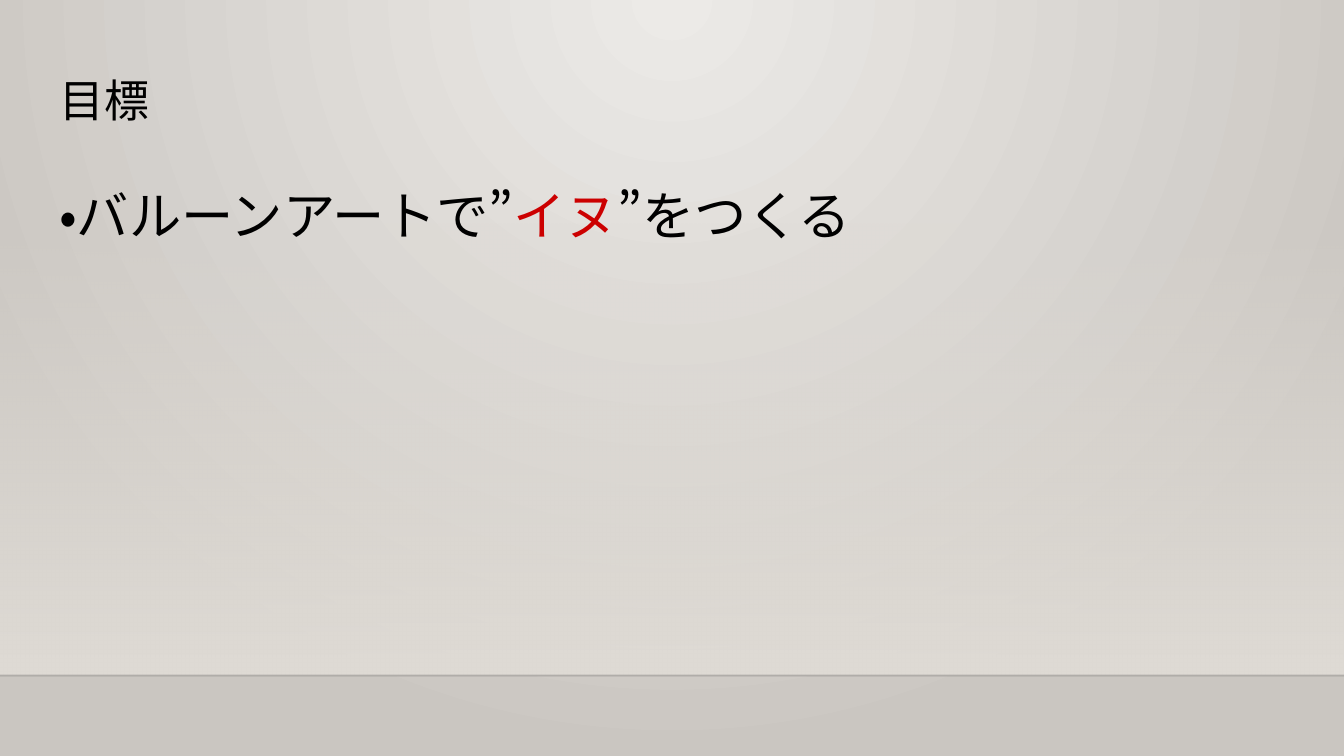
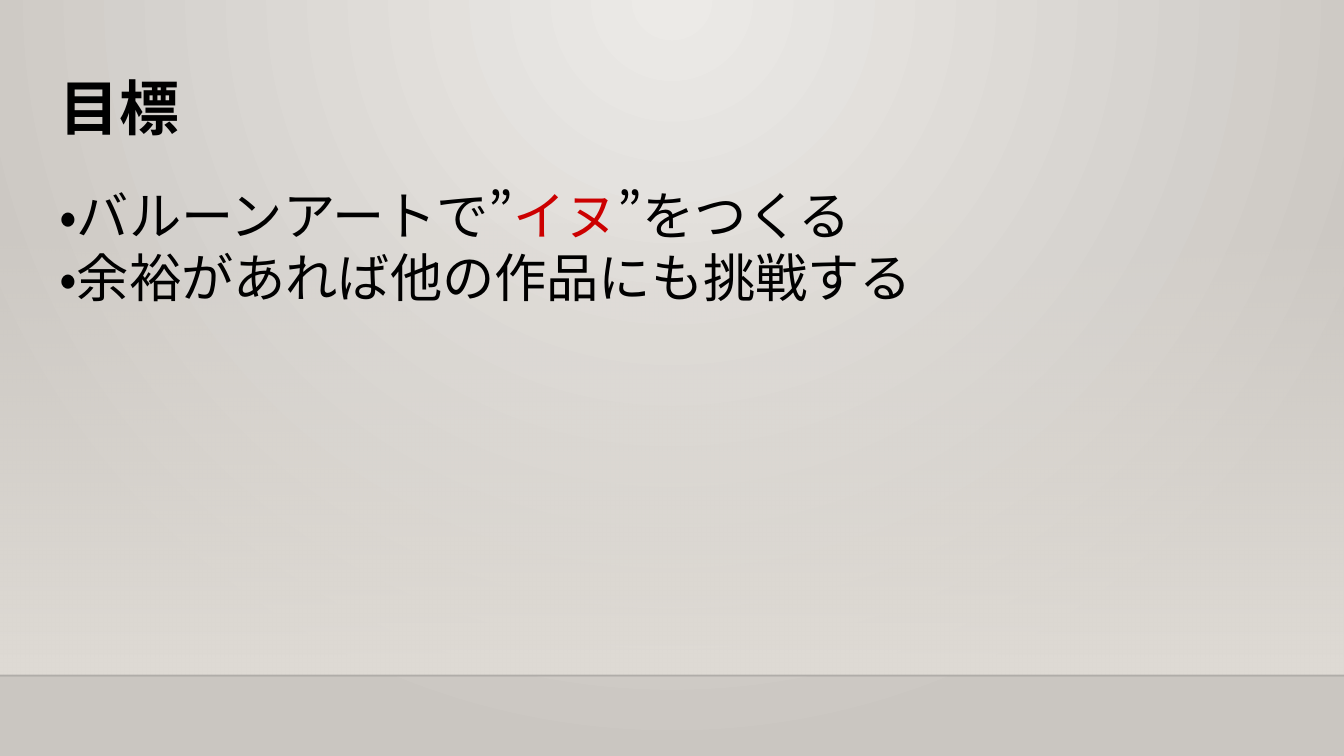
Before and after one commit to er-cat/schooltask, a slide deck: slide 2 of ロボティクスデザイン/みよしばるーんm.pptx. Drawn at 1344x756 pixels with LibreOffice and Linux fonts; fonts in the diff are those of the drawing; background and template pictures are left out. Boxes give left, top, right and bottom in pixels: in the first picture for what was removed or moved away, otherwise in the second. Text is boxed around its words. In the diff, an @@ line names an element or a change of style, - is before the commit and + after.

```diff
--- a/ロボティクスデザイン/みよしばるーんm.pptx
+++ b/ロボティクスデザイン/みよしばるーんm.pptx
@@ title "目標" at (59, 79, 178, 136): size 24 to 32 pt, bold on @@
@@ text at (59, 253, 912, 302): paragraph added @@
+・余裕があれば他の作品にも挑戦する
```
Also in this commit, not shown: 5 other slides changed.
